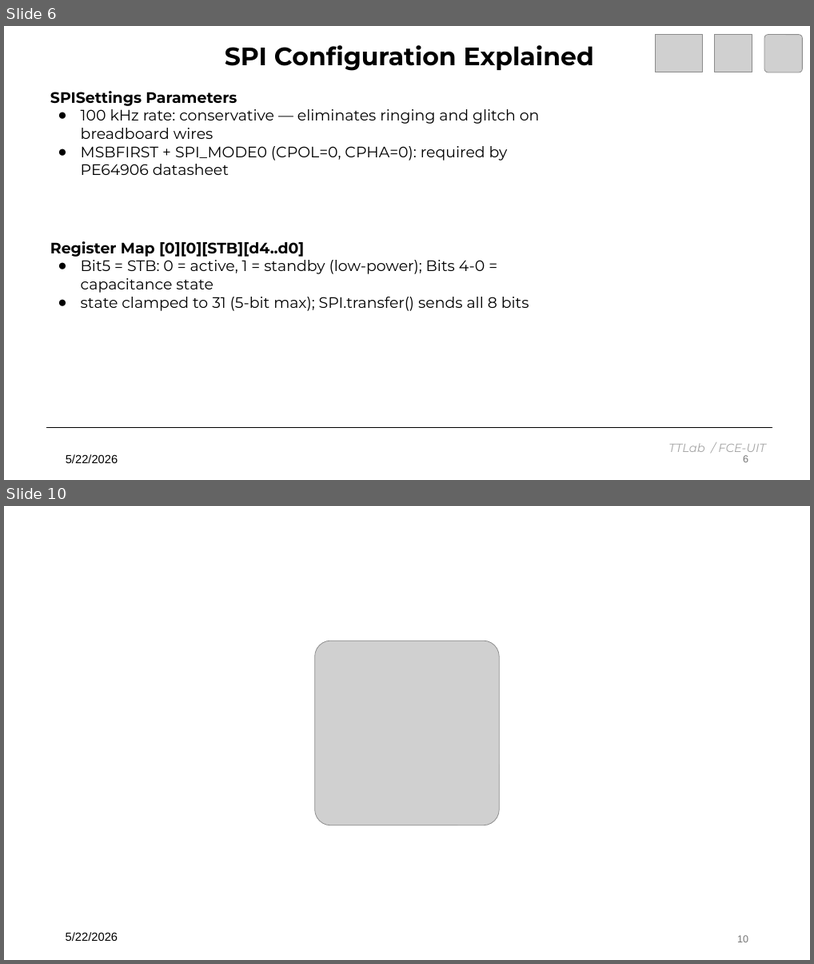
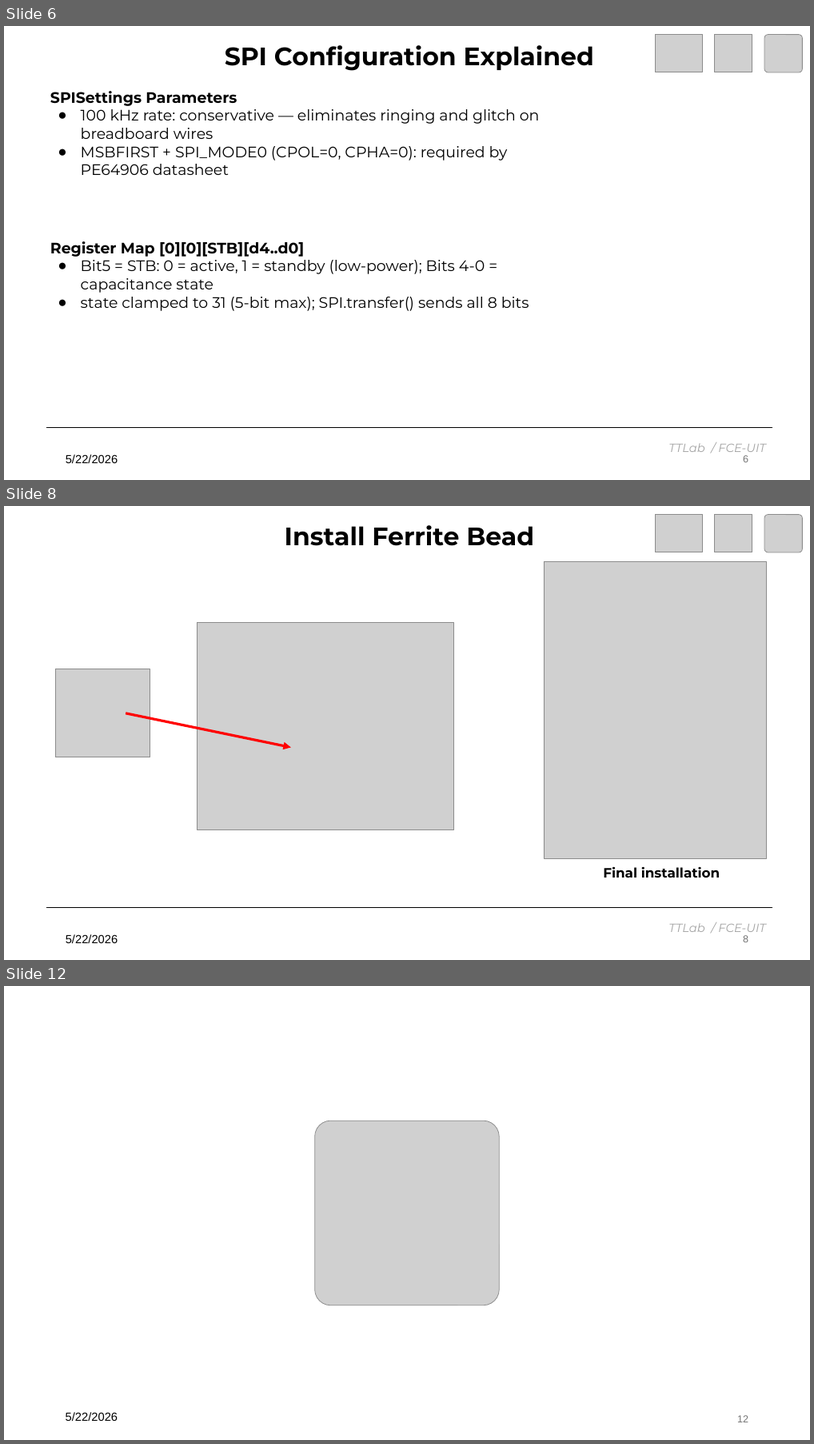
Before and after one commit to TuanPT176/OCP_Antenna_Control, a slide deck: ESP32C3_PE64906_TTLAB.pptx. Shown one above the other, each under a label of ours: slides 6 and 10 before the commit, slides 6, 8 and 12 after it; the slides between them are not shown. The pictures are 814x964 and 814x1444 pixels, drawn with LibreOffice and Linux fonts; fonts in the diff are those of the drawing; grey boxes stand for pictures; background and template pictures are left out. Boxes give left, top, right and bottom in pixels: in the first picture for what was removed or moved away, otherwise in the second. Text is boxed around its words. In the diff, an @@ line names an element or a change of style, - is before the commit and + after.

```diff
--- a/ESP32C3_PE64906_TTLAB.pptx
+++ b/ESP32C3_PE64906_TTLAB.pptx
@@ slide 8 added at box(4, 506, 810, 960), background #FFFFFF @@
@@ text added at box(285, 525, 534, 546), 30 pt, text #000000, bold @@
+Install Ferrite Bead
@@ picture added at box(655, 515, 702, 552) @@
@@ picture added at box(715, 515, 753, 552) @@
@@ picture added at box(765, 515, 803, 552) @@
@@ picture added at box(544, 561, 767, 858) @@
@@ picture added at box(197, 623, 454, 830) @@
@@ picture added at box(55, 669, 150, 758) @@
@@ arrow added from (126, 713) to (291, 748), #FF0000 3 pt @@
@@ text added at box(603, 866, 720, 877), 16 pt, text #000000, bold @@
+Final installation
@@ line added from (47, 907) to (773, 907), #000000 1.5 pt @@
@@ text added at box(66, 934, 118, 943), 14 pt, text #000000 @@
+5/22/2026
@@ text added at box(669, 923, 766, 932), 14 pt, text #A5A5A5, italic @@
+TTLab / FCE-UIT
@@ page number added at box(743, 935, 749, 942), 12 pt, text #757575 @@
+8
@@ what was slide 10 is now slide 12 @@
@@ page number at box(738, 1415, 749, 1422): text changed @@
-10
+12
```
Also in this commit, not shown: 7 slides changed, 1 other slide added, 2 other files.
